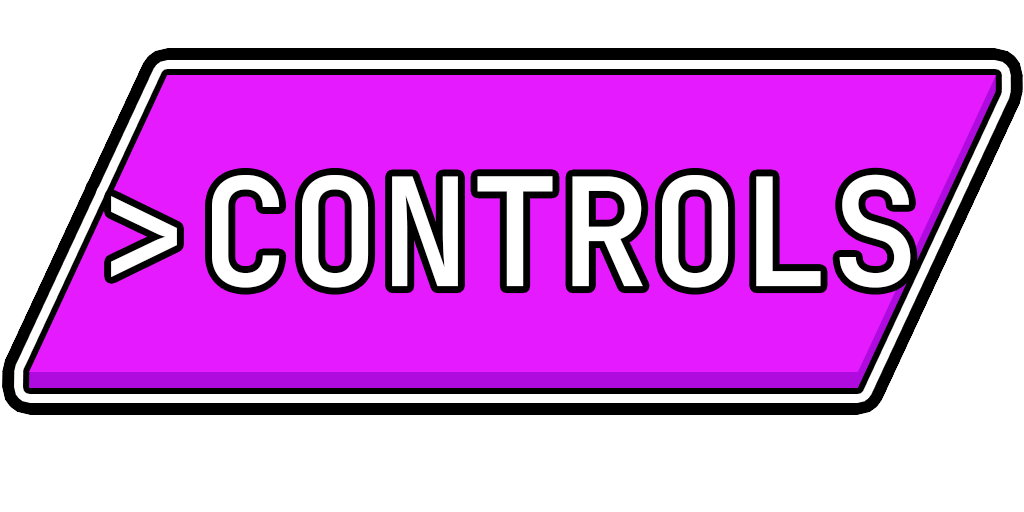
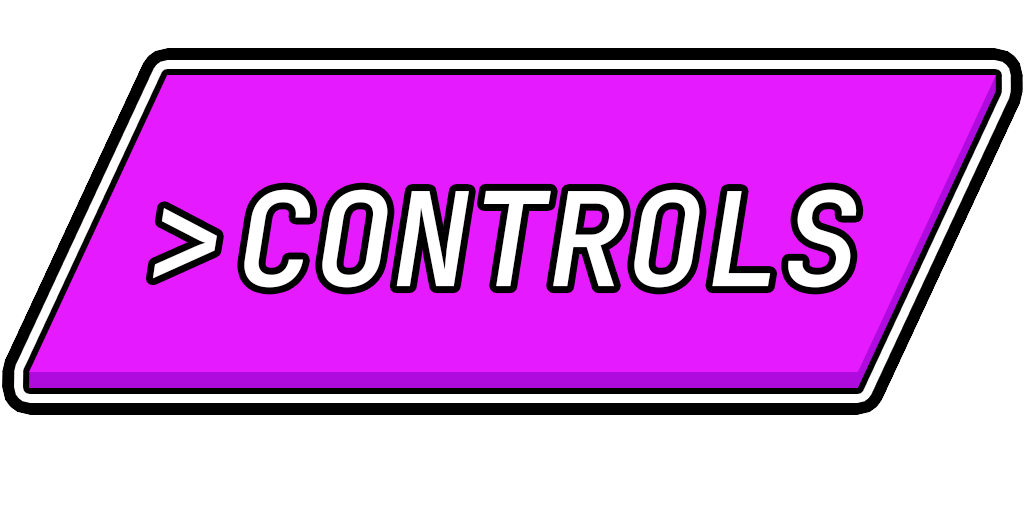
Comparing the layer stacks of the two w=1024, h=512 images. Changes:
painted on "CONTROLS" over [111, 174, 911, 288]